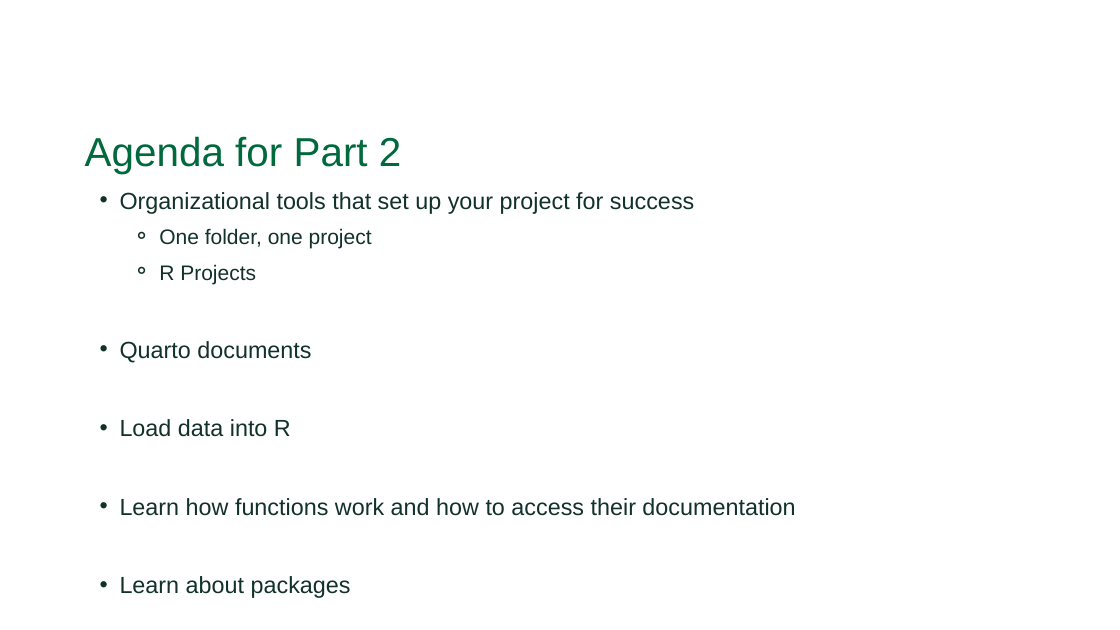
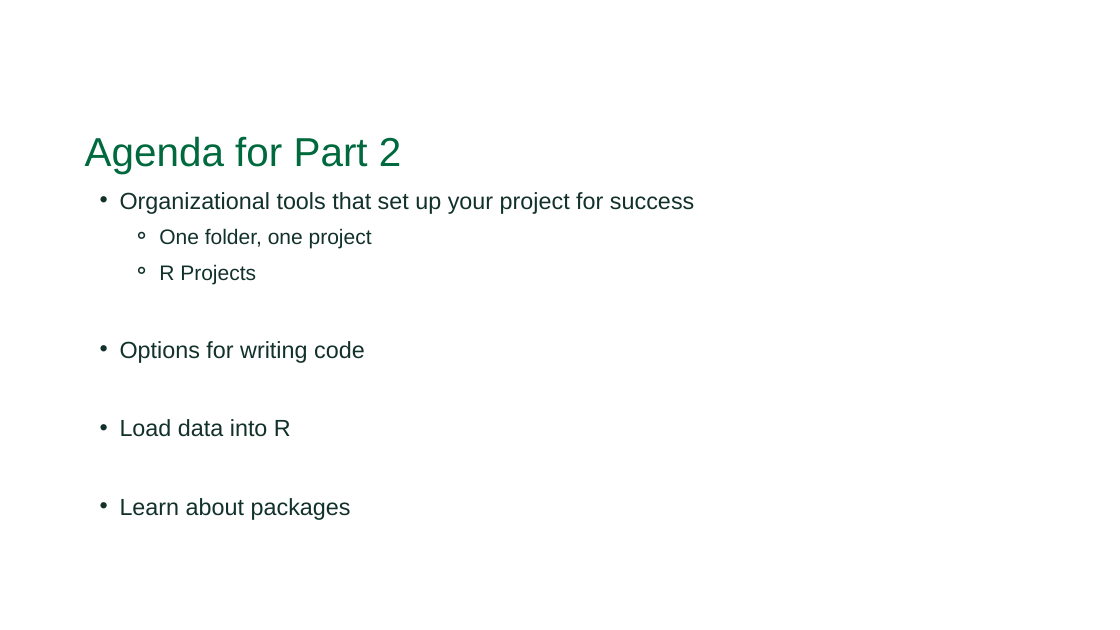
Before and after one commit to Dartmouth-Libraries/r_research-fundamentals_ws, a slide deck: slide 9 of slides/01b_R_intro_data_functions.pptx. Drawn at 1120x630 pixels with LibreOffice and Linux fonts; fonts in the diff are those of the drawing; background and template pictures are left out. Boxes give left, top, right and bottom in pixels: in the first picture for what was removed or moved away, otherwise in the second. Text is boxed around its words. In the diff, an @@ line names an element or a change of style, - is before the commit and + after.

```diff
--- a/slides/01b_R_intro_data_functions.pptx
+++ b/slides/01b_R_intro_data_functions.pptx
@@ text at (120, 341, 365, 363): text changed @@
-  • Quarto documents
+  • Options for writing code
@@ text at (120, 498, 795, 516): paragraph removed @@
-  • Learn how functions work and how to access their documentation
```
Also in this commit, not shown: 3 other slides changed, 1 slide added, 2 other files.
